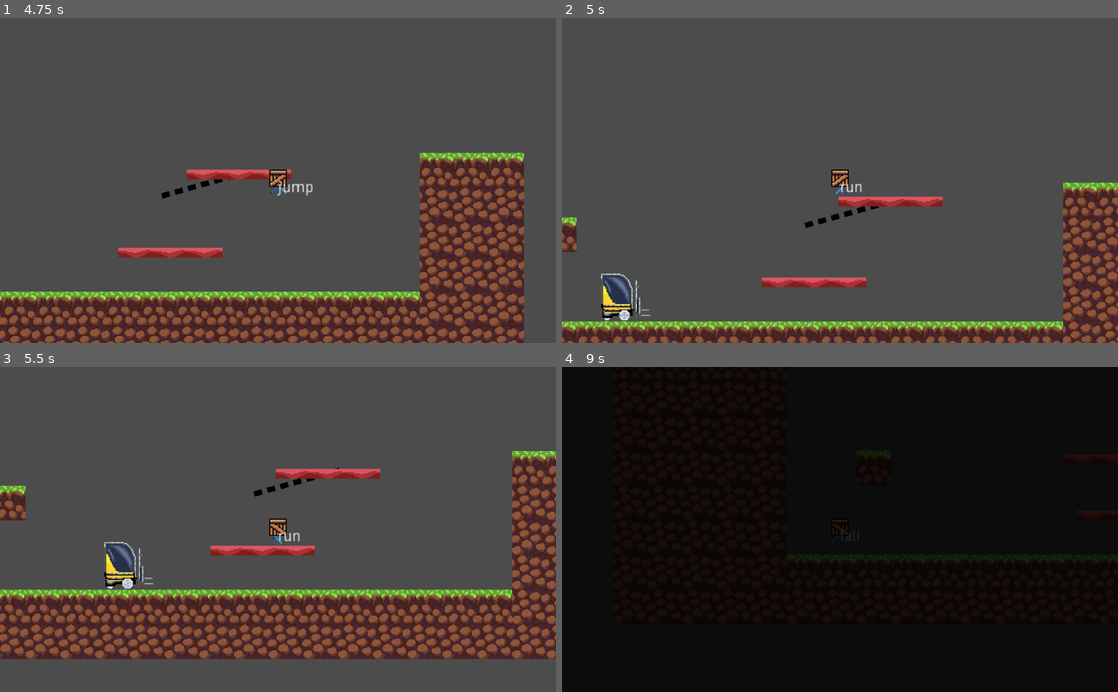
Above: before the commit, frames 1-4 (two rows, left to right).
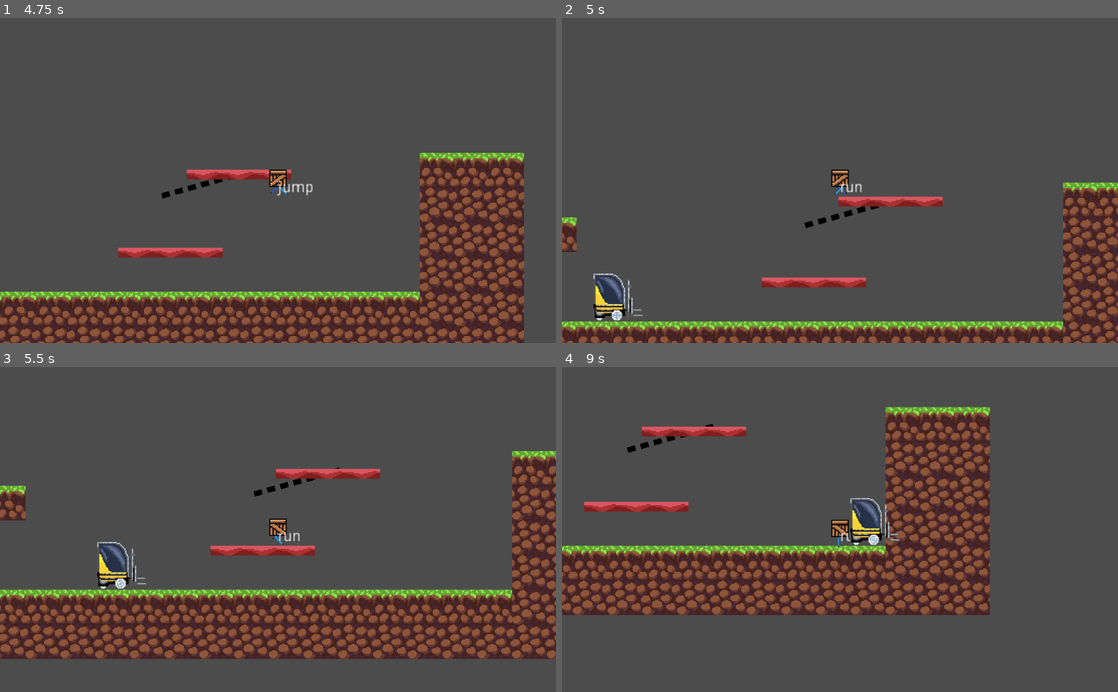
Above: after the commit, the same moments.

Repository: SuddenlyNothing/Escape
Game: Godot game, scene res://GameScenes/TestScene.tscn
Two runs of this game, one before a commit and one after it. Both use one fixed random seed, a clock stepped at 60 frames per second and the inputs below.
Inputs:
- Up to frame 1 (4.75 s): hold D (move_right) 0.53-2.03 s; tap Space (jump) at 0.77, 1.52, 3.02, 3.77, 4.52 s; hold A (move_left) 2.03-2.78 s; hold D (move_right) 2.78-4.28 s; hold A (move_left) from 4.28 s (still down)
- Up to frame 2 (5 s): keep holding A (move_left)
- Up to frame 3 (5.5 s): release A (move_left) at 5.03 s; hold D (move_right) from 5.03 s (still down)
- Up to frame 4 (9 s): release D (move_right) at 5.78 s; hold A (move_left) 5.78-7.28 s; tap Space (jump) at 6.02, 6.77, 7.52 s; hold D (move_right) from 7.28 s (still down)

Frame 1 is identical in both runs. In frame 2, 0.8% of the frame differs, in the area x 5-16%, y 78-94%; in frame 3, 0.7%; in frame 4, 100%, in the area x 0-100%, y 0-100%.

Commit message:
Add Player in Global.gd

Diff:
--- a/PlatformerGodot/Characters/Enemies/BaseForklift.tscn
+++ b/PlatformerGodot/Characters/Enemies/BaseForklift.tscn
@@ -34,13 +34,12 @@
 
 [node name="AnimatedSprite" type="AnimatedSprite" parent="."]
 frames = SubResource( 4 )
-frame = 2
 playing = true
 
 [node name="CollisionShape2D" type="CollisionPolygon2D" parent="."]
 position = Vector2( 5, 0 )
 rotation = 3.14159
-polygon = PoolVector2Array( 18.0001, -22, -17.9999, -22, -18.0001, 22, -5.57899e-05, 22, 7.99996, 16, 8.99996, 14, 11, 9.00003 )
+polygon = PoolVector2Array( 11.0001, -22, -17.9999, -22, -18.0001, 22, -5.57899e-05, 22, 3.99995, 20, 7.99996, 16, 11, 9.00003 )
 
 [node name="Area2D" type="Area2D" parent="."]
 
--- a/PlatformerGodot/Characters/Player/Player.gd
+++ b/PlatformerGodot/Characters/Player/Player.gd
@@ -25,6 +25,9 @@
 var snap_default := Vector2.DOWN * 32
 
 var y_vel := 0.0
+
+func _ready():
+	Global.player = self
 
 func apply_gravity():
 	if is_on_floor():
--- a/PlatformerGodot/Global.gd
+++ b/PlatformerGodot/Global.gd
@@ -1,6 +1,8 @@
 extends Node
 
 var current_scene = null
+
+var player = null
 
 func _ready():
 	OS.window_maximized = true
@@ -10,7 +12,11 @@
 func goto_scene(path):
 	call_deferred("_deferred_goto_scene", path)
 
+func reset_vars():
+	player = null
+
 func _deferred_goto_scene(path):
+	reset_vars()
 	# It is now safe to remove the current scene
 	current_scene.free()
 
